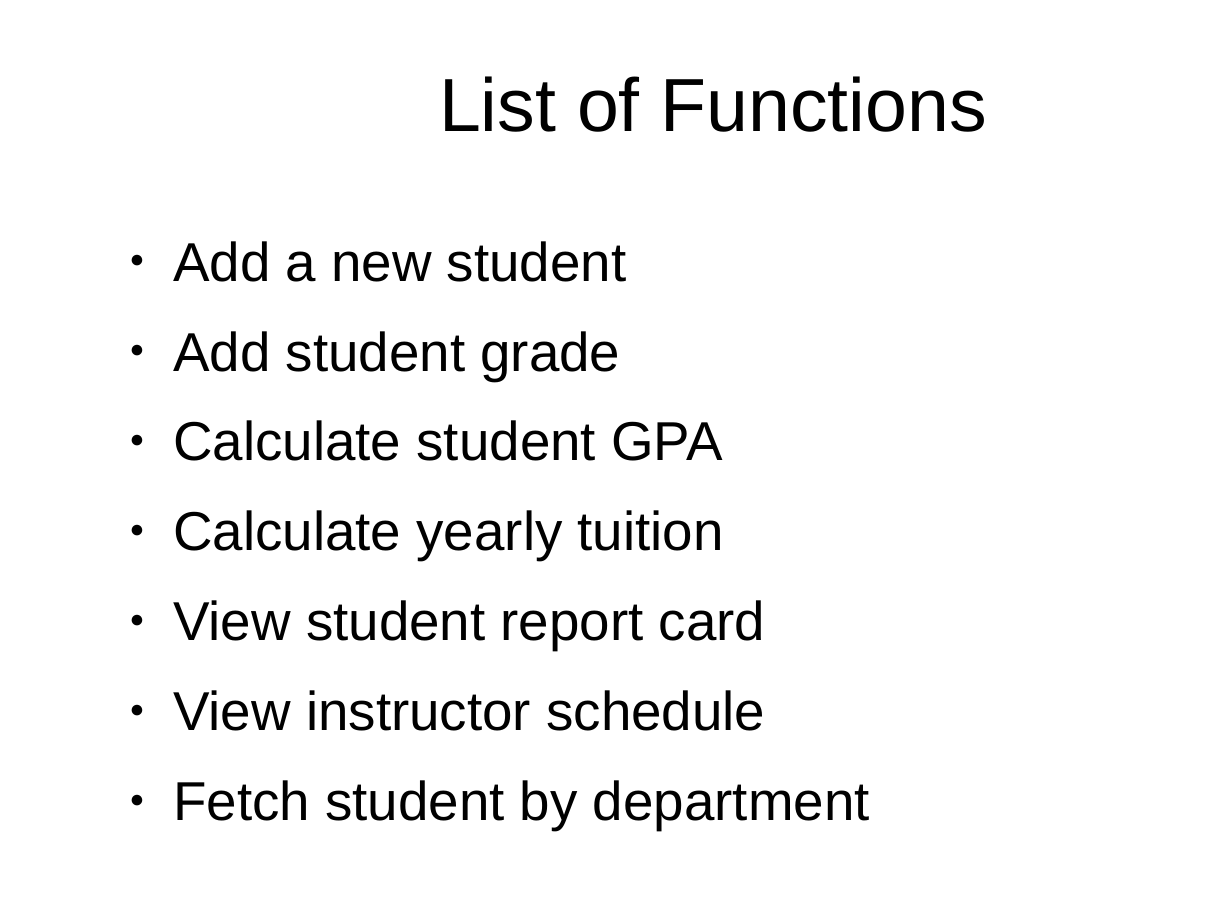
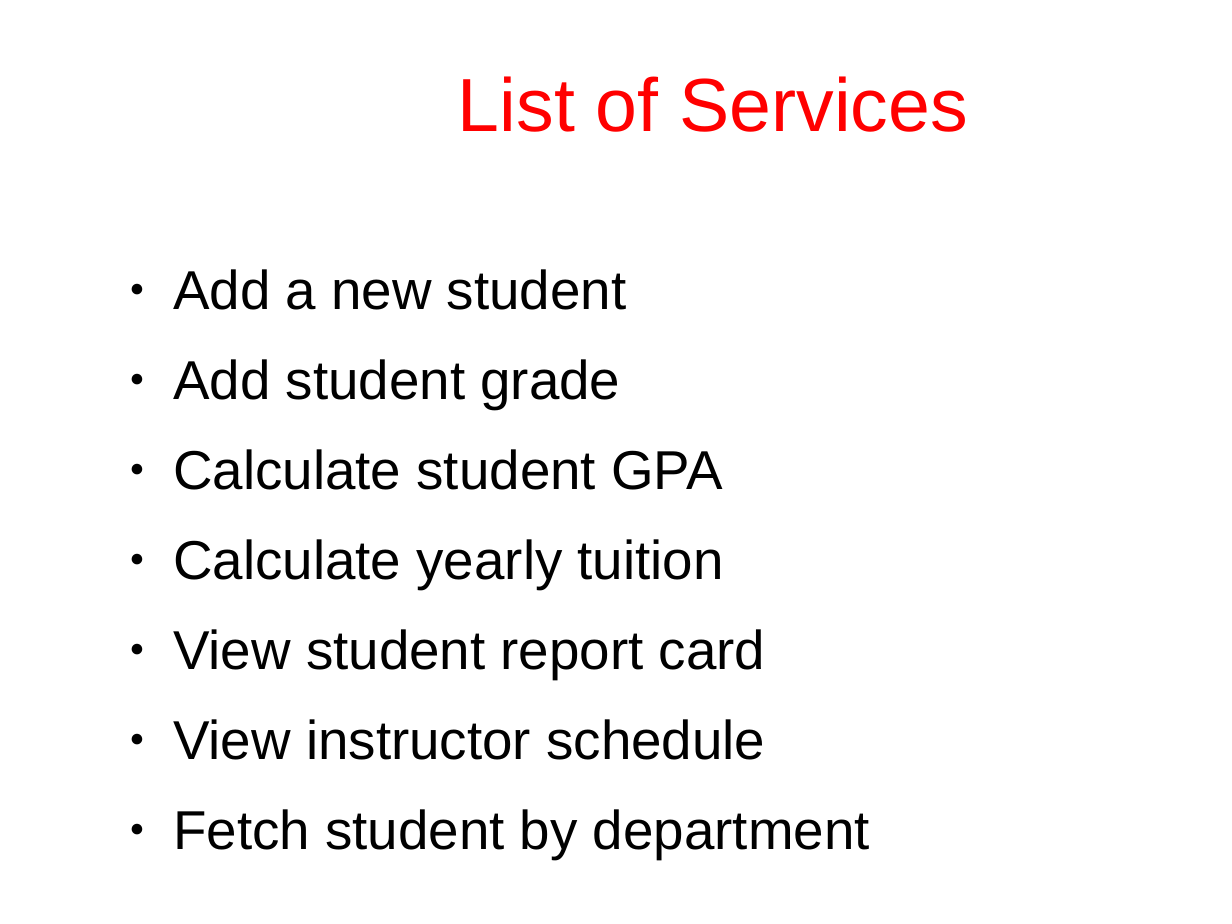
Before and after one commit to CommonHouseCat/CT206H-Course-project, a slide deck: slide 2 of PDF/CT206H-B2105727-StudentManagement.pptx. Drawn at 1232x924 pixels with LibreOffice and Linux fonts; fonts in the diff are those of the drawing; background and template pictures are left out. Boxes give left, top, right and bottom in pixels: in the first picture for what was removed or moved away, otherwise in the second. Text is boxed around its words. In the diff, an @@ line names an element or a change of style, - is before the commit and + after.

```diff
--- a/PDF/CT206H-B2105727-StudentManagement.pptx
+++ b/PDF/CT206H-B2105727-StudentManagement.pptx
@@ title at <box>458,76,968,132</box>: text changed; text colour #000000 to #FF0000 @@
-List of Functions
+List of Services
@@ text "Add a new student": place and size @@
-text "Add a new student" at <box>173,241,870,830</box>
+text "Add a new student" at <box>173,269,870,859</box>
@@ text "Add a new student" at <box>173,269,870,859</box>: line spacing 1 to 0.9 @@
```
Also in this commit, not shown: 11 other slides changed, 4 other files.
